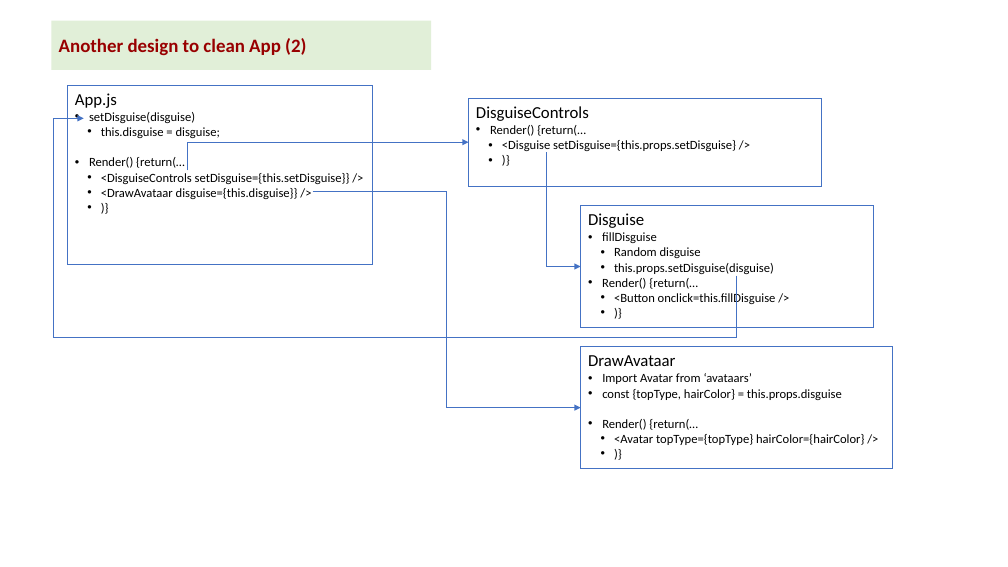
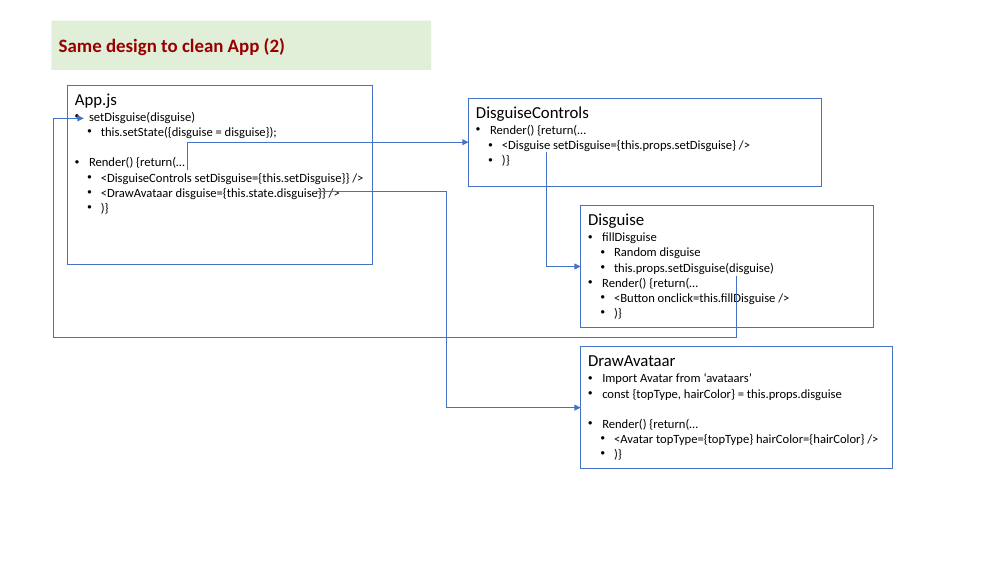
Before and after one commit to kvutien/Project-Machu-Picchu-2020, a slide deck: slide 5 of Pepito/Final Project Design.pptx. Drawn at 1008x567 pixels with LibreOffice and Linux fonts; fonts in the diff are those of the drawing. Boxes give left, top, right and bottom in pixels: in the first picture for what was removed or moved away, otherwise in the second. Text is boxed around its words. In the diff, an @@ line names an element or a change of style, - is before the commit and + after.

```diff
--- a/Pepito/Final Project Design.pptx
+++ b/Pepito/Final Project Design.pptx
@@ text in rectangle at <box>59,38,285,56</box>: text changed @@
-Another design to clean App (2)
+Same design to clean App (2)
@@ text in rectangle at <box>101,127,277,138</box>: text changed @@
-  • this.disguise = disguise;
+  • this.setState({disguise = disguise});
@@ text in rectangle at <box>101,188,326,199</box>: text changed @@
-  • <DrawAvataar disguise={this.disguise}} />
+  • <DrawAvataar disguise={this.state.disguise}} />
```
Also in this commit, not shown: 4 other slides changed, 11 other files.
